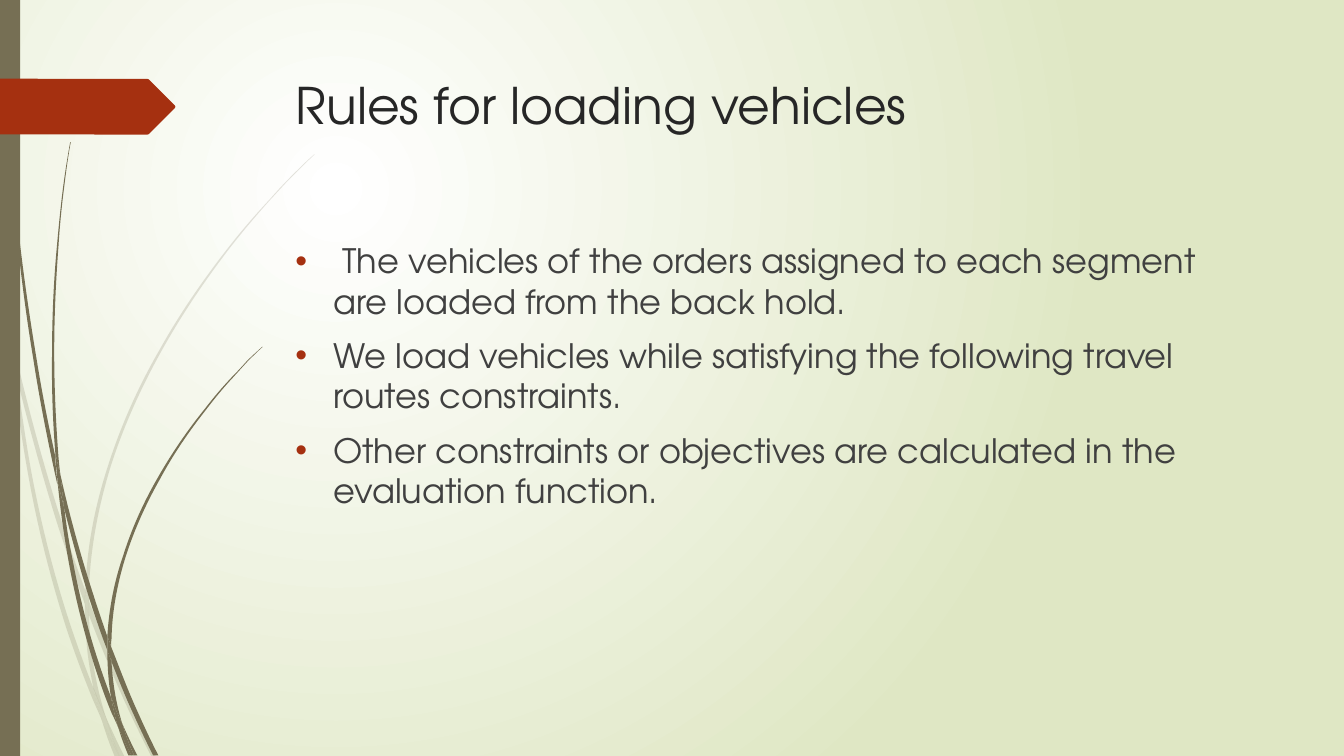
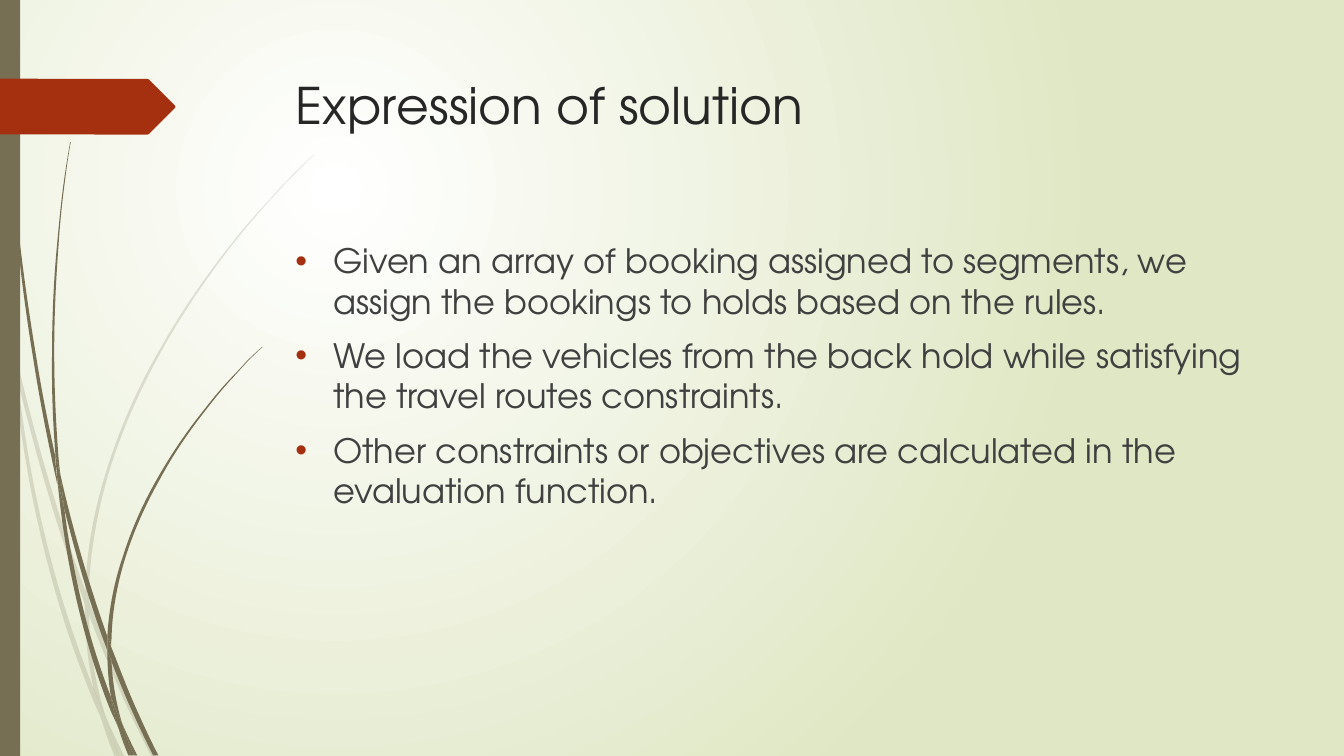
Before and after one commit to r-kurosu/kline_new, a slide deck: slide 29 of 竹田.pptx (slide 34 before the commit). Drawn at 1344x756 pixels with LibreOffice and Linux fonts; fonts in the diff are those of the drawing. Boxes give left, top, right and bottom in pixels: in the first picture for what was removed or moved away, otherwise in the second. Text is boxed around its words. In the diff, an @@ line names an element or a change of style, - is before the commit and + after.

```diff
--- a/竹田.pptx
+++ b/竹田.pptx
@@ title at (556,86,803,125): text changed @@
-Rules for loading vehicles
+Expr ession of solution
@@ text at (333,247,1242,409): text changed @@
-• The vehicles of the orders assigned to each segment are loaded from the back hold.
-• We load vehicles while satisfying the following travel routes constraints.
+• Given an array of booking assigned to segments, we assign the bookings to holds based on the rules.
+• We load the vehicles from the back hold while satisfying the travel routes constraints.
```
Also in this commit, not shown: 27 other slides changed, 1 slide added, 3 slides removed.
